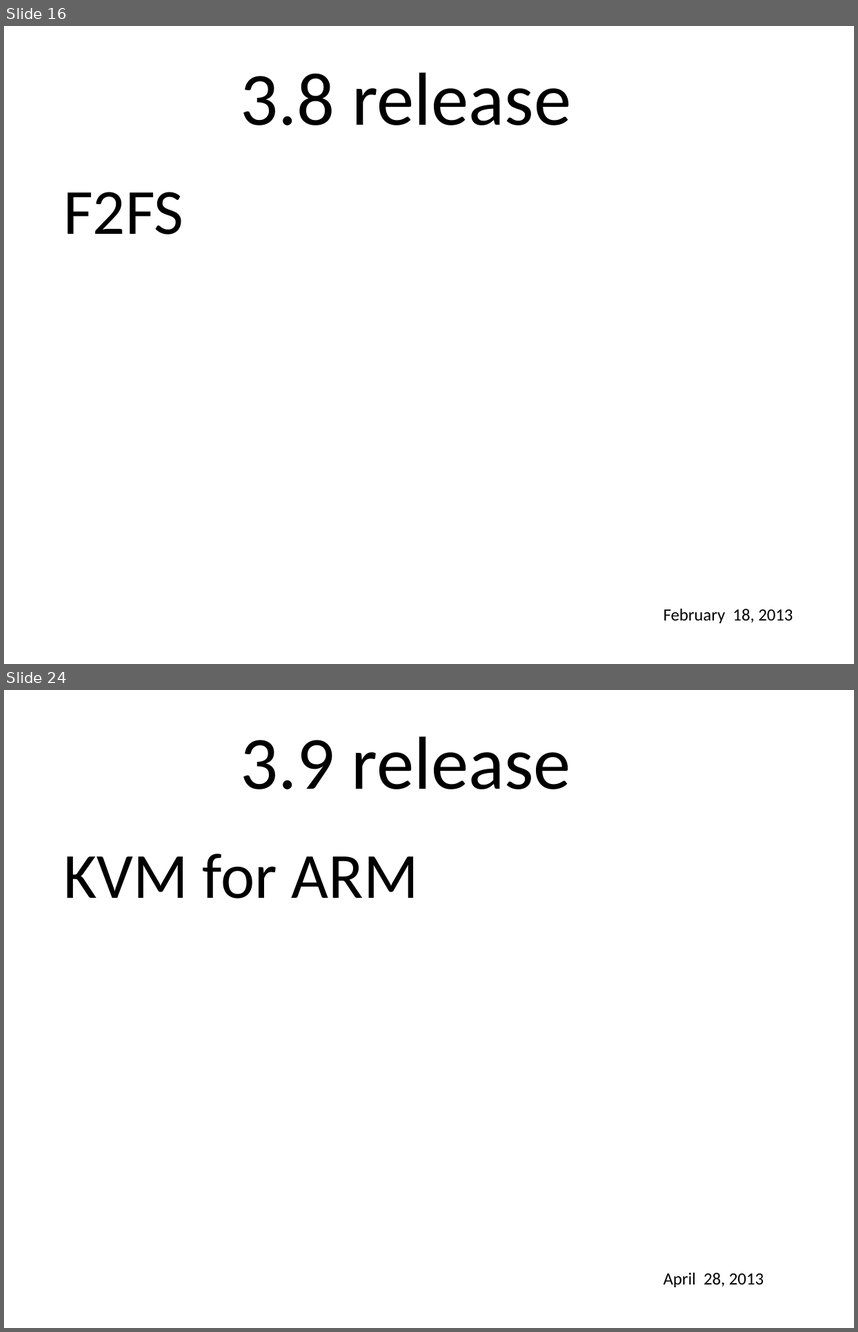
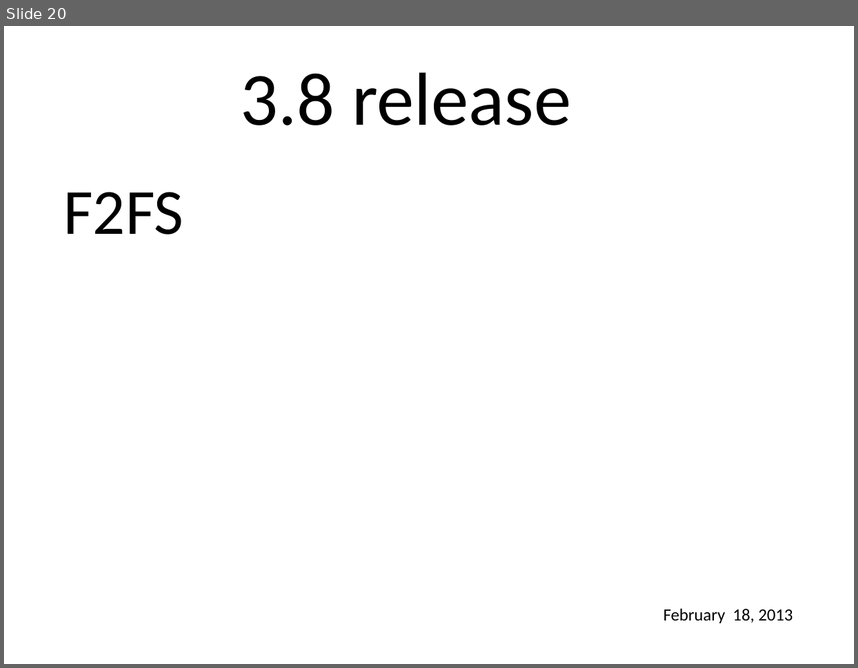
Before and after one commit to gregkh/presentation-community, a slide deck: community.odp. Shown one above the other, each under a label of ours: slides 16 and 24 before the commit, slide 20 after it; the slides between them are not shown. The pictures are 858x1332 and 858x668 pixels, drawn with LibreOffice and Linux fonts; fonts in the diff are those of the drawing; background and template pictures are left out. Boxes give left, top, right and bottom in pixels: in the first picture for what was removed or moved away, otherwise in the second. Text is boxed around its words. In the diff, an @@ line names an element or a change of style, - is before the commit and + after.

```diff
--- a/community.odp
+++ b/community.odp
@@ slide 24 removed at [4,690,854,1328], background picture (left out) @@
@@ text removed at [240,736,571,789] @@
-3.9 release
@@ text removed at [63,854,419,898] @@
-KVM for ARM
@@ text removed at [664,1272,764,1287] @@
-April 28, 2013
@@ what was slide 16 is now slide 20 @@
```
Also in this commit, not shown: 1 slide changed, 3 slides added, 23 other slides removed, 2 other files.
